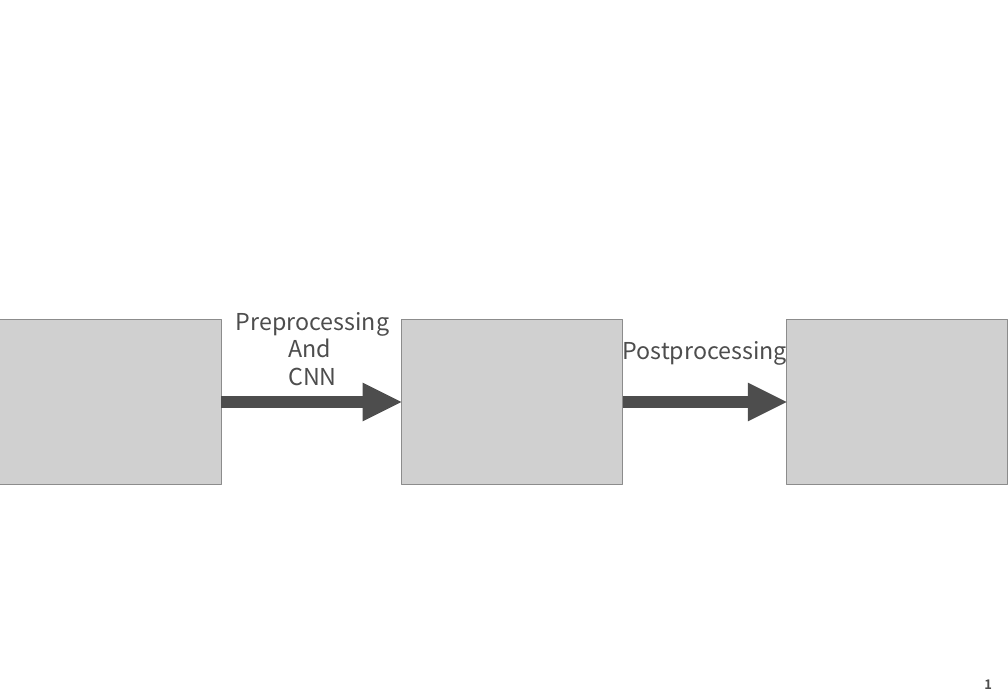
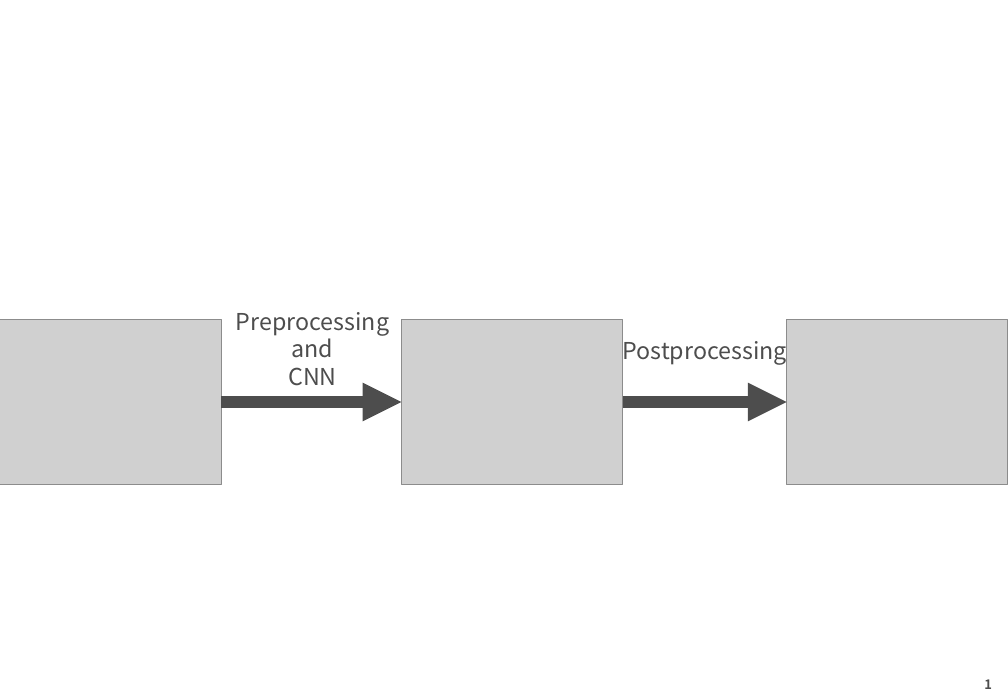
Before and after one commit to yuyu2172/chainercv-chainer-meetup, a slide deck: slide 2 of images/chainercv.pptx. Drawn at 1008x698 pixels with LibreOffice and Linux fonts; fonts in the diff are those of the drawing; grey boxes stand for pictures. Boxes give left, top, right and bottom in pixels: in the first picture for what was removed or moved away, otherwise in the second. Text is boxed around its words. In the diff, an @@ line names an element or a change of style, - is before the commit and + after.

```diff
--- a/images/chainercv.pptx
+++ b/images/chainercv.pptx
@@ text at box(292, 338, 334, 358): text changed @@
-And
+and
```
Also in this commit, not shown: 1 other slide changed, 2 other files.
